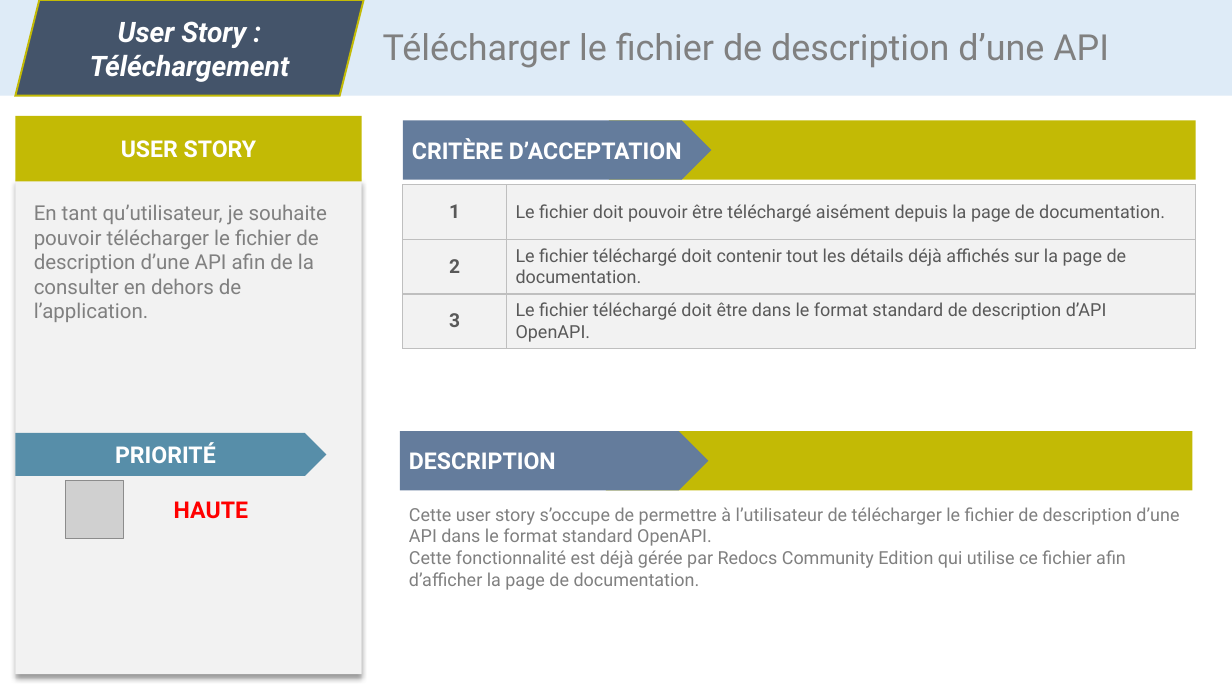
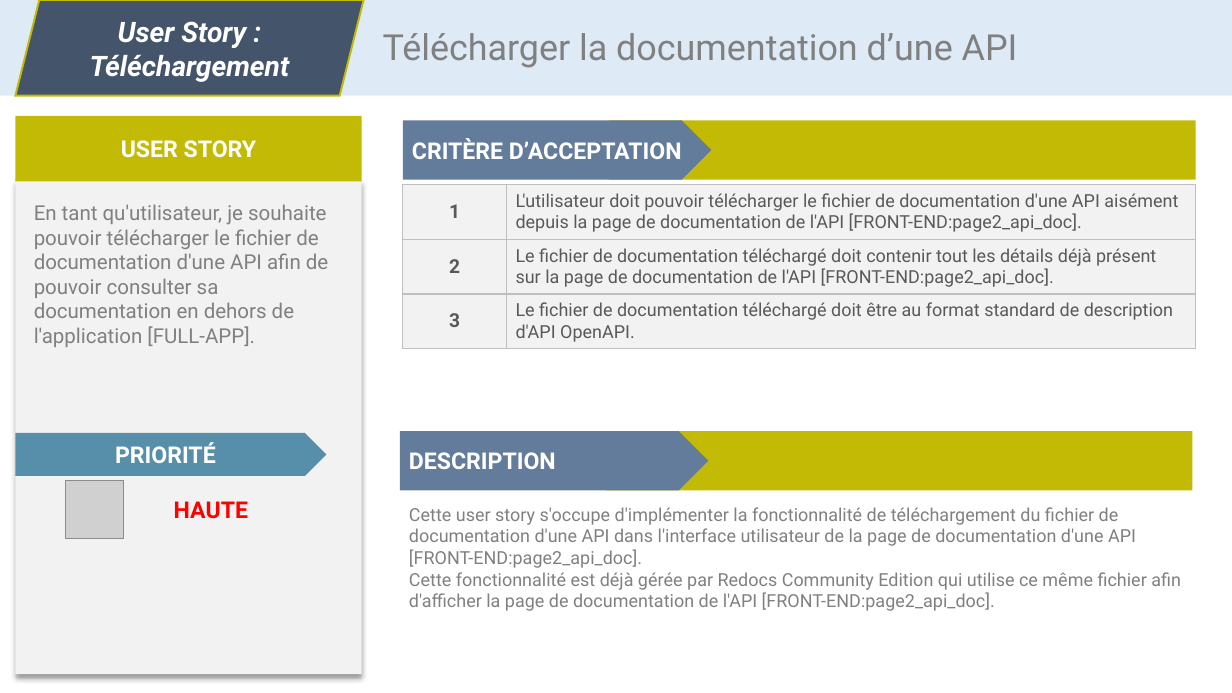
Before and after one commit to CC4K/api-catalog-development, a slide deck: slide 6 of reports/S3-User-Stories/user-stories-dev.odp. Drawn at 1232x693 pixels with LibreOffice and Linux fonts; fonts in the diff are those of the drawing; grey boxes stand for pictures. Boxes give left, top, right and bottom in pixels: in the first picture for what was removed or moved away, otherwise in the second. Text is boxed around its words. In the diff, an @@ line names an element or a change of style, - is before the commit and + after.

Commit message:
MORE User Stories: now in PPT AND in report + Glossary

```diff
--- a/reports/S3-User-Stories/user-stories-dev.odp
+++ b/reports/S3-User-Stories/user-stories-dev.odp
@@ text at [383,33,1018,68]: text changed @@
-Télécharger le fichier de description d’une API
+Télécharger la documentation d’une API
@@ text at [34,204,328,347]: text changed @@
-En tant qu’utilisateur, je souhaite pouvoir télécharger le fichier de description d’une API afin de la consulter en dehors de l’application.
+En tant qu'utilisateur, je souhaite pouvoir télécharger le fichier de documentation d'une API afin de pouvoir consulter sa documentation en dehors de l'application [FULL-APP].
@@ table at [403,185,1195,349] @@
-row 1, column 2: Le fichier doit pouvoir être téléchargé aisément depuis la page de documentation.
+row 1, column 2: L'utilisateur doit pouvoir télécharger le fichier de documentation d'une API aisément depuis la page de documentation de l'API [FRONT-END:page2_api_doc].
-row 2, column 2: Le fichier téléchargé doit contenir tout les détails déjà affichés sur la page de documentation.
+row 2, column 2: Le fichier de documentation téléchargé doit contenir tout les détails déjà présent sur la page de documentation de l'API [FRONT-END:page2_api_doc].
-row 3, column 2: Le fichier téléchargé doit être dans le format standard de description d’API OpenAPI.
+row 3, column 2: Le fichier de documentation téléchargé doit être au format standard de description d'API OpenAPI.
@@ text at [409,507,1181,611]: text changed @@
-Cette user story s’occupe de permettre à l’utilisateur de télécharger le fichier de description d’une API dans le format standard OpenAPI.
-Cette fonctionnalité est déjà gérée par Redocs Community Edition qui utilise ce fichier afin d’afficher la page de documentation.
+Cette user story s'occupe d'implémenter la fonctionnalité de téléchargement du fichier de documentation d'une API dans l'interface utilisateur de la page de documentation d'une API [FRONT-END:page2_api_doc].
+Cette fonctionnalité est déjà gérée par Redocs Community Edition qui utilise ce même fichier afin d'afficher la page de documentation de l'API [FRONT-END:page2_api_doc].
```
Also in this commit, not shown: 13 other slides changed, 1 slide added, 4 other files.
